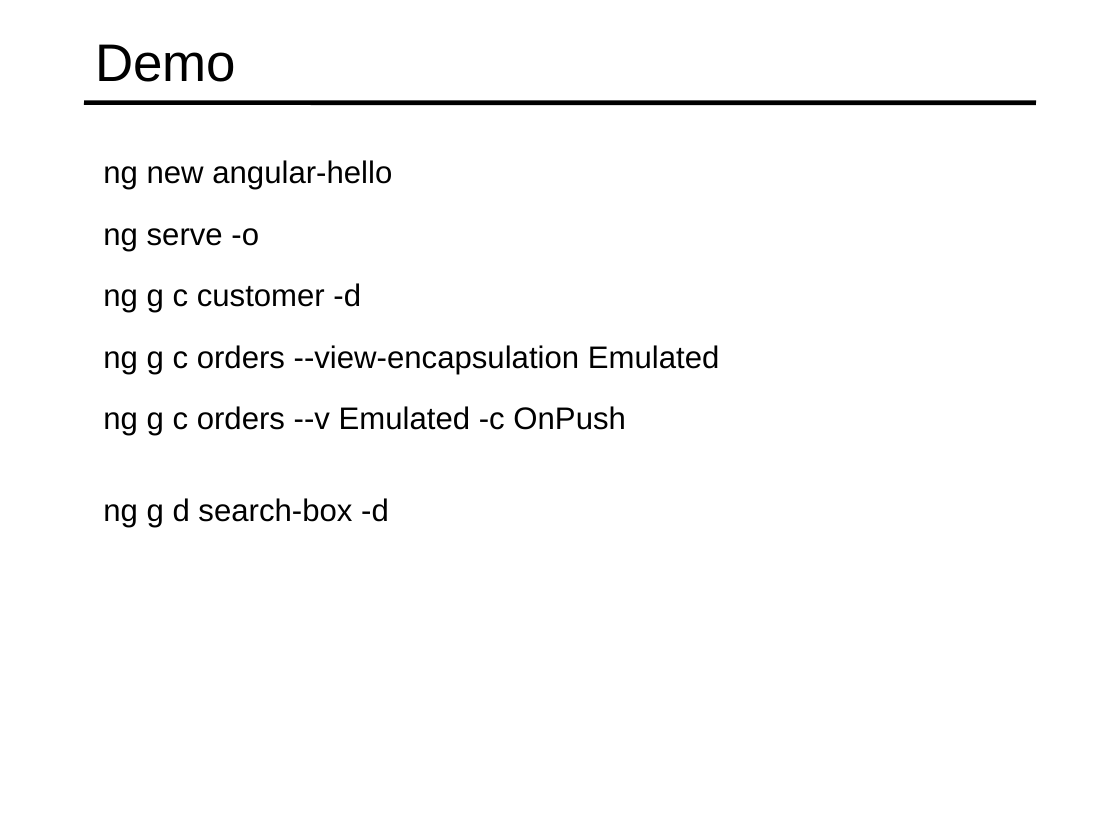
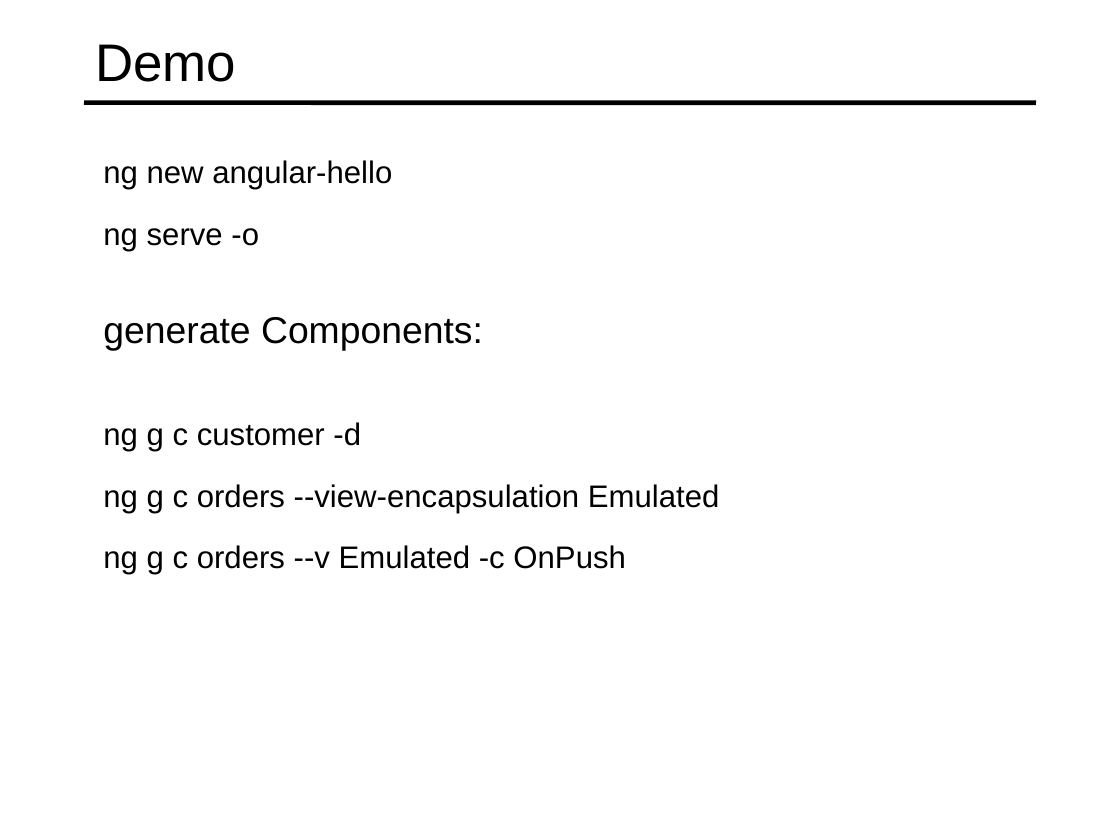
Before and after one commit to specter01wj/Jago_Link_Training, a slide deck: slide 9 of Angular/Angular7/Angular CLI/4.Generating Code from Blueprints/L4_Generating Code from Blueprints.ppt. Drawn at 1120x840 pixels with LibreOffice and Linux fonts; fonts in the diff are those of the drawing. Boxes give left, top, right and bottom in pixels: in the first picture for what was removed or moved away, otherwise in the second. Text is boxed around its words. In the diff, an @@ line names an element or a change of style, - is before the commit and + after.

Commit message:
09/05/2019 v1

```diff
--- a/Angular/Angular7/Angular CLI/4.Generating Code from Blueprints/L4_Generating Code from Blueprints.ppt
+++ b/Angular/Angular7/Angular CLI/4.Generating Code from Blueprints/L4_Generating Code from Blueprints.ppt
@@ text added at box(103, 317, 483, 351), 24 pt, text #000000 @@
+  generate Components:
@@ text removed at box(103, 498, 389, 528) @@
-  ng g d search-box -d
@@ 3 texts: place and size @@
-3 texts at box(103, 283, 720, 435)
+3 texts at box(103, 422, 720, 575)
```
Also in this commit, not shown: 1 slide added.
